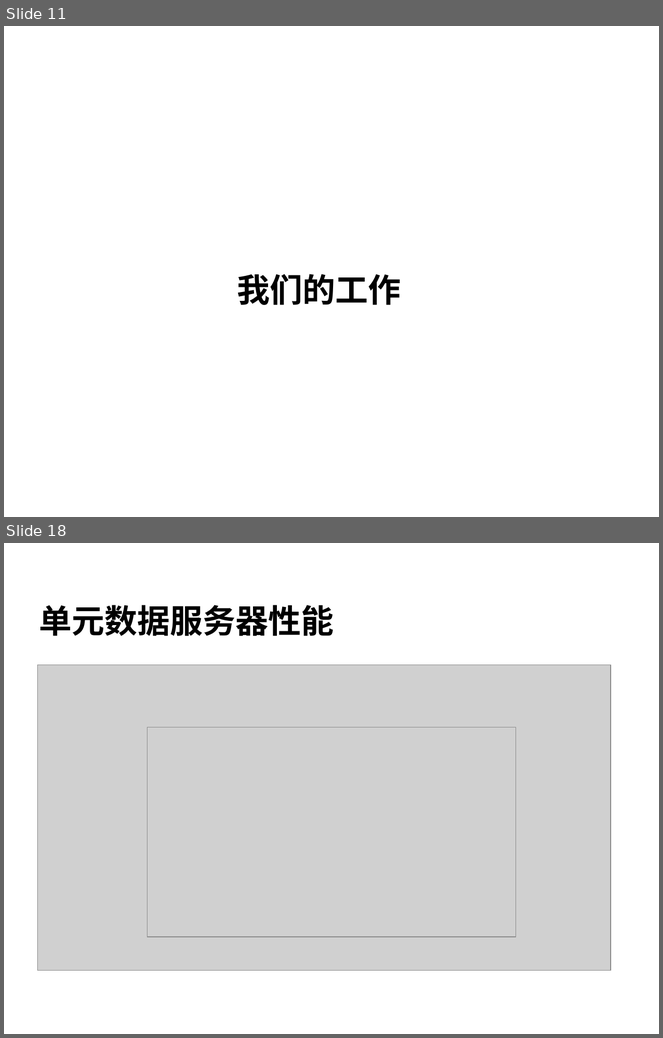
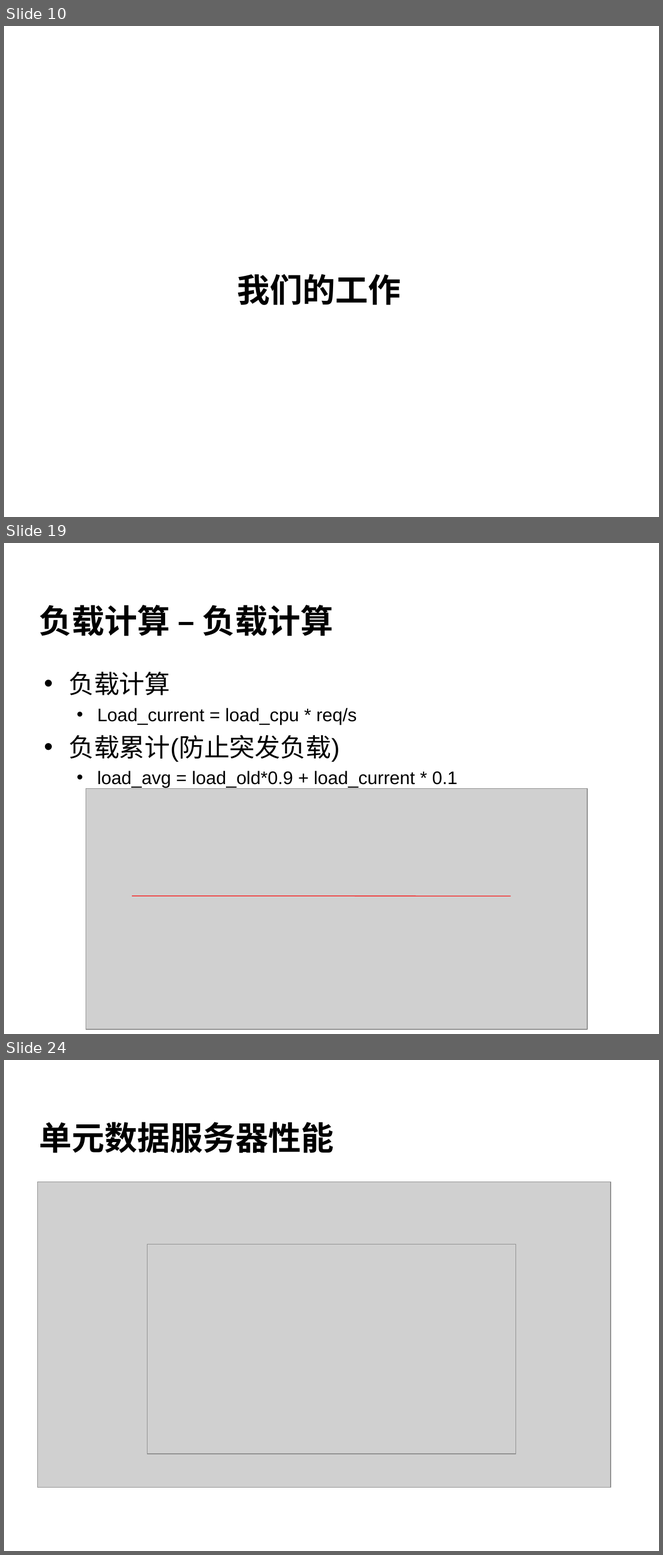
Before and after one commit to cheliequan/idning-paper, a slide deck: draft/答辩.ppt. Shown one above the other, each under a label of ours: slides 11 and 18 before the commit, slides 10, 19 and 24 after it; the slides between them are not shown. The pictures are 663x1038 and 663x1555 pixels, drawn with LibreOffice and Linux fonts; fonts in the diff are those of the drawing; grey boxes stand for pictures; background and template pictures are left out. Boxes give left, top, right and bottom in pixels: in the first picture for what was removed or moved away, otherwise in the second. Text is boxed around its words. In the diff, an @@ line names an element or a change of style, - is before the commit and + after.

```diff
--- a/draft/答辩.ppt
+++ b/draft/答辩.ppt
@@ slide 19 added at bbox=[4, 543, 659, 1034], background picture (left out) @@
@@ title added at bbox=[39, 605, 334, 636], 36 pt, text #000000, bold @@
+负载计算 – 负载计算
@@ text added at bbox=[68, 671, 458, 788], 20 pt, text #000000 @@
+• 负载计算
+  • Load_current = load_cpu * req/s
+• 负载累计(防止突发负载)
+  • load_avg = load_old*0.9 + load_current * 0.1
@@ picture added at bbox=[86, 788, 588, 1030] @@
@@ line added from (132, 896) to (510, 896), #FF0000 0.74 pt @@
@@ what was slide 11 is now slide 10 @@
@@ what was slide 18 is now slide 24 @@
```
Also in this commit, not shown: 6 slides changed, 9 other slides added, 4 slides removed, 1 other file.
